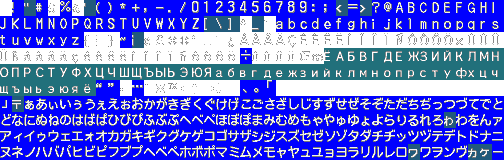
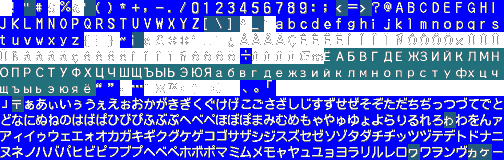
The second 504 x 160 image is a revision of the first. Changes to its layers:
painted on "letters" over bbox(192, 1, 307, 14)
